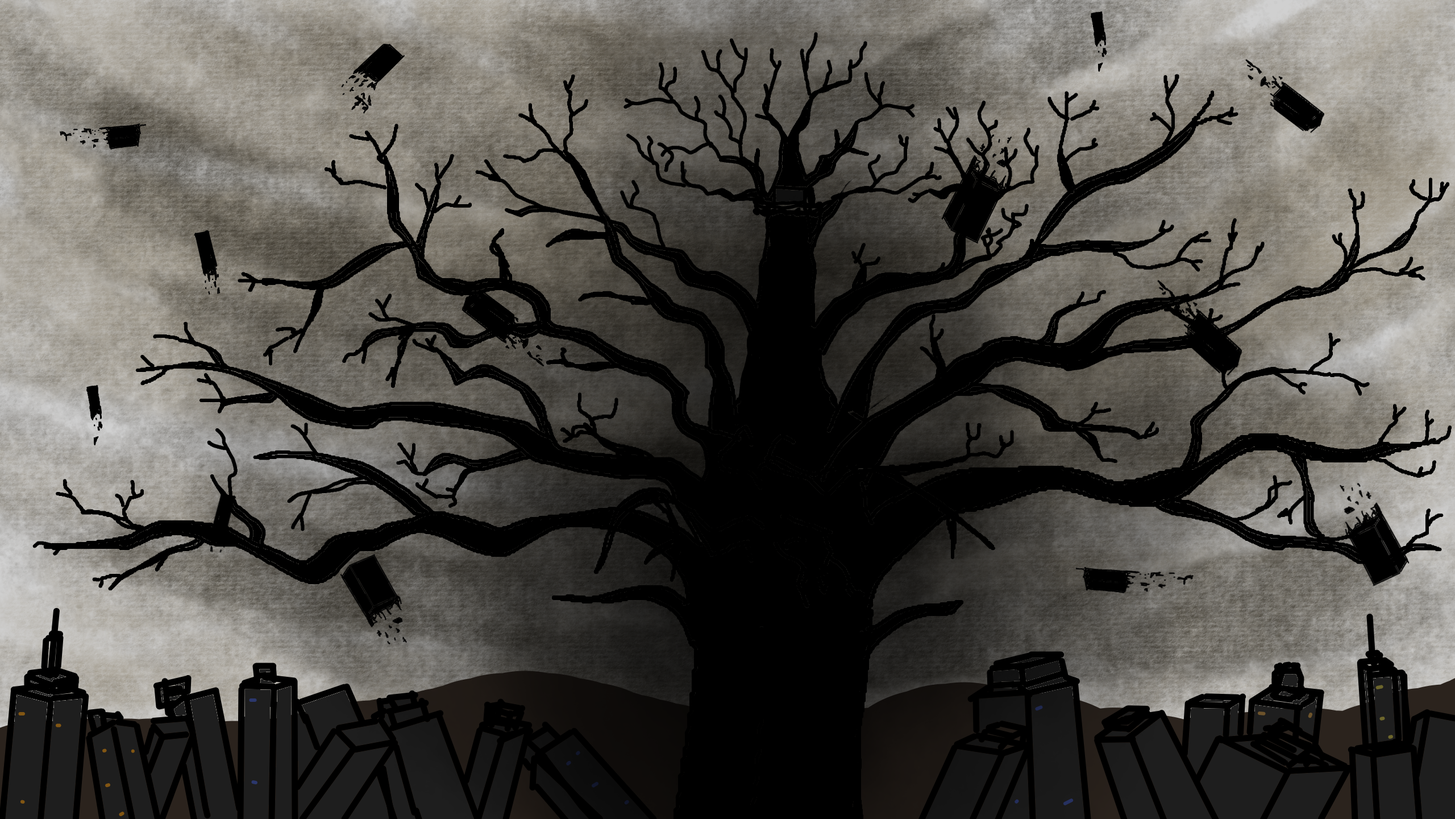
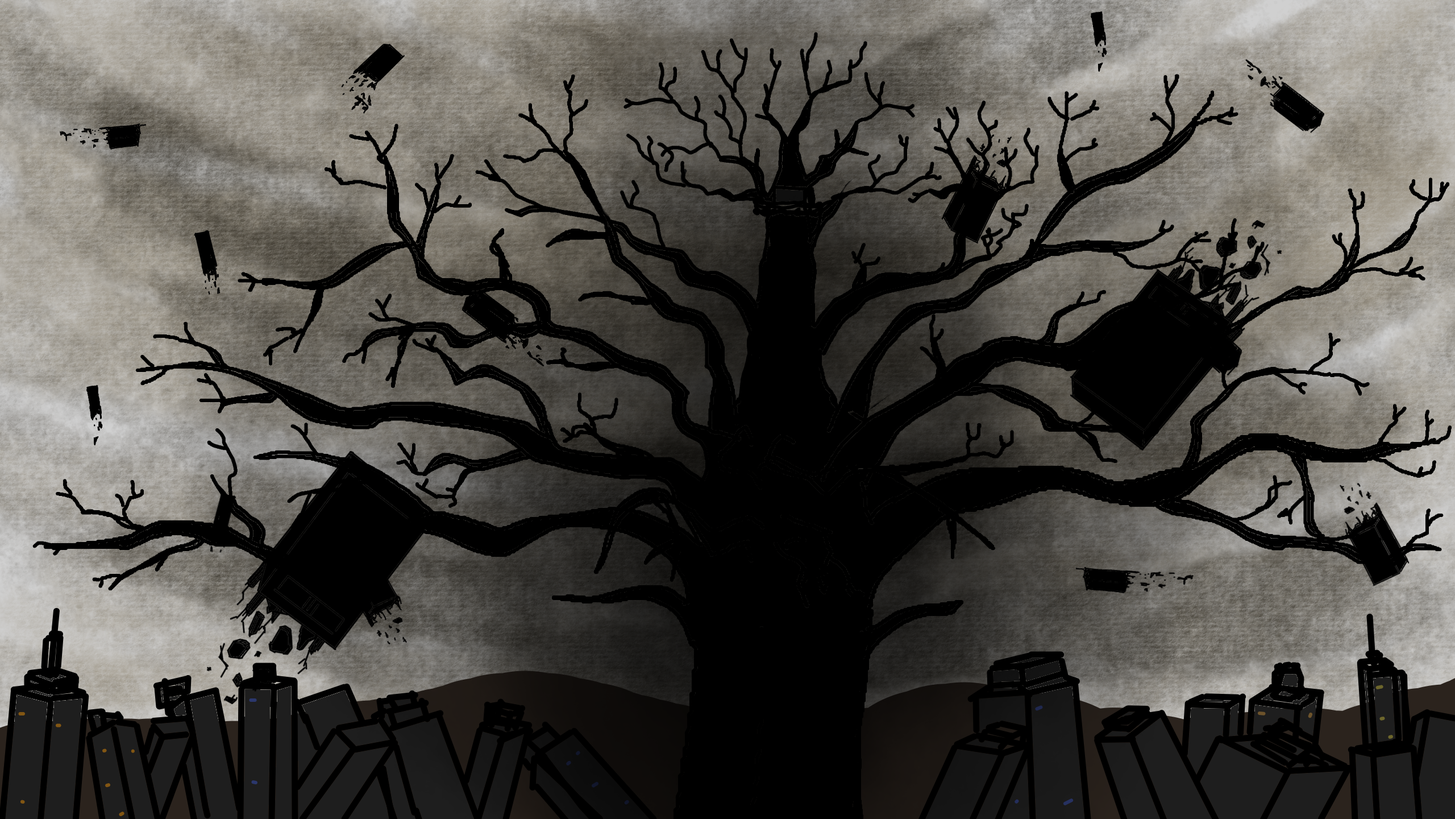
Before/after of a 1455px x 819px layered artwork. What changed in the layer stack:
added layer "Paint Layer 6" (1st of 2) above "Paint Layer 6" over bbox(1070, 220, 1282, 451)
added layer "Paint Layer 6" (2nd of 2) above "Paint Layer 1" over bbox(206, 450, 425, 704)
painted on "Paint Layer 5" over bbox(206, 220, 1282, 704)
painted on "Paint Layer 6 Merged" over bbox(206, 220, 1282, 704)
painted on "Paint Layer 2" over bbox(206, 654, 310, 704)
painted on "Paint Layer 4" over bbox(206, 220, 1282, 704)
painted on "Paint Layer 3" over bbox(206, 220, 1282, 704)
